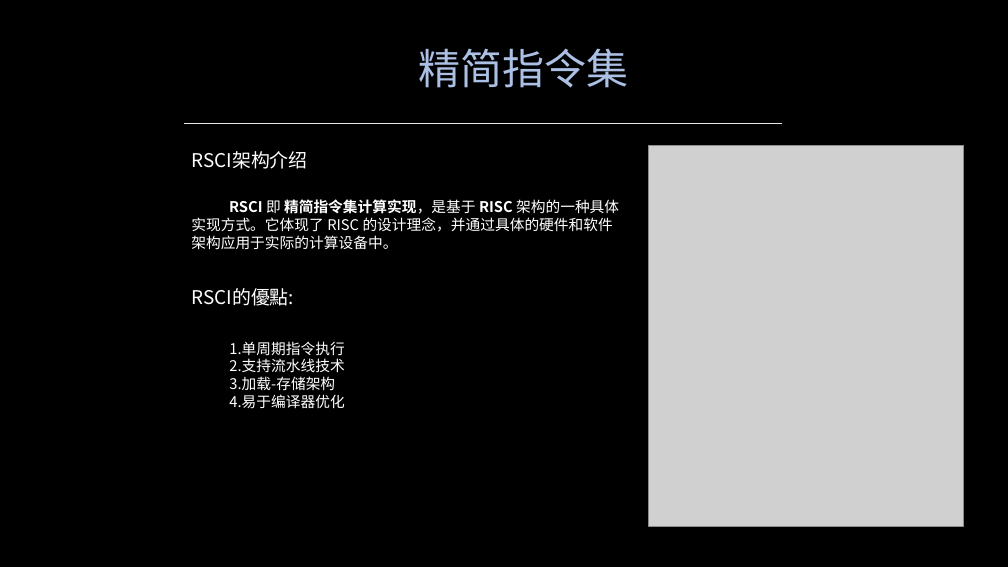
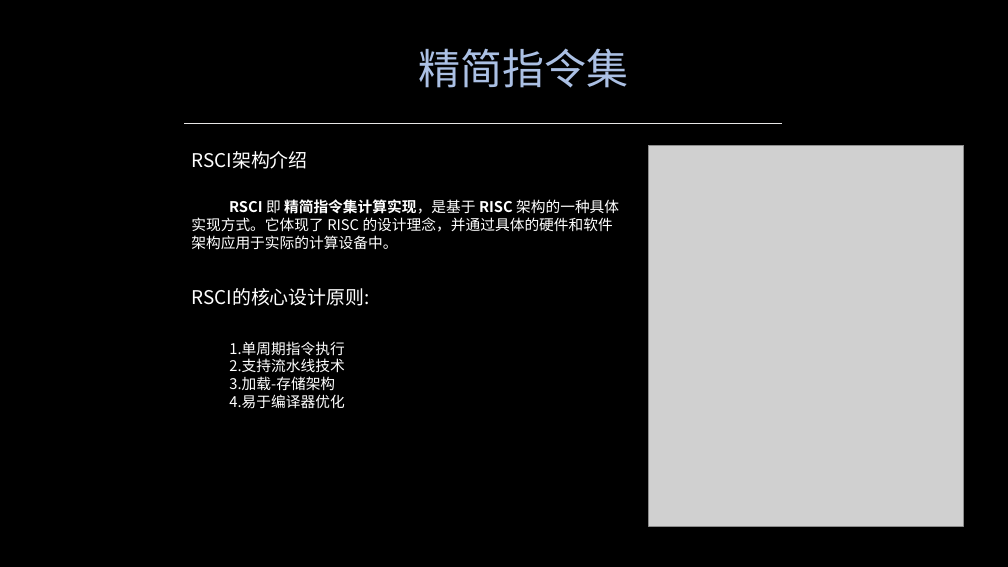
Before and after one commit to miaoyinnu/Apple, a slide deck: slide 7 of Apple.pptx. Drawn at 1008x567 pixels with LibreOffice and Linux fonts; fonts in the diff are those of the drawing; grey boxes stand for pictures. Boxes give left, top, right and bottom in pixels: in the first picture for what was removed or moved away, otherwise in the second. Text is boxed around its words. In the diff, an @@ line names an element or a change of style, - is before the commit and + after.

Commit message:
更改RSCI Page 第二个标题

```diff
--- a/Apple.pptx
+++ b/Apple.pptx
@@ text at box(192, 288, 370, 306): text changed @@
-RSCI的優點:
+RSCI的核心设计原则:
```
